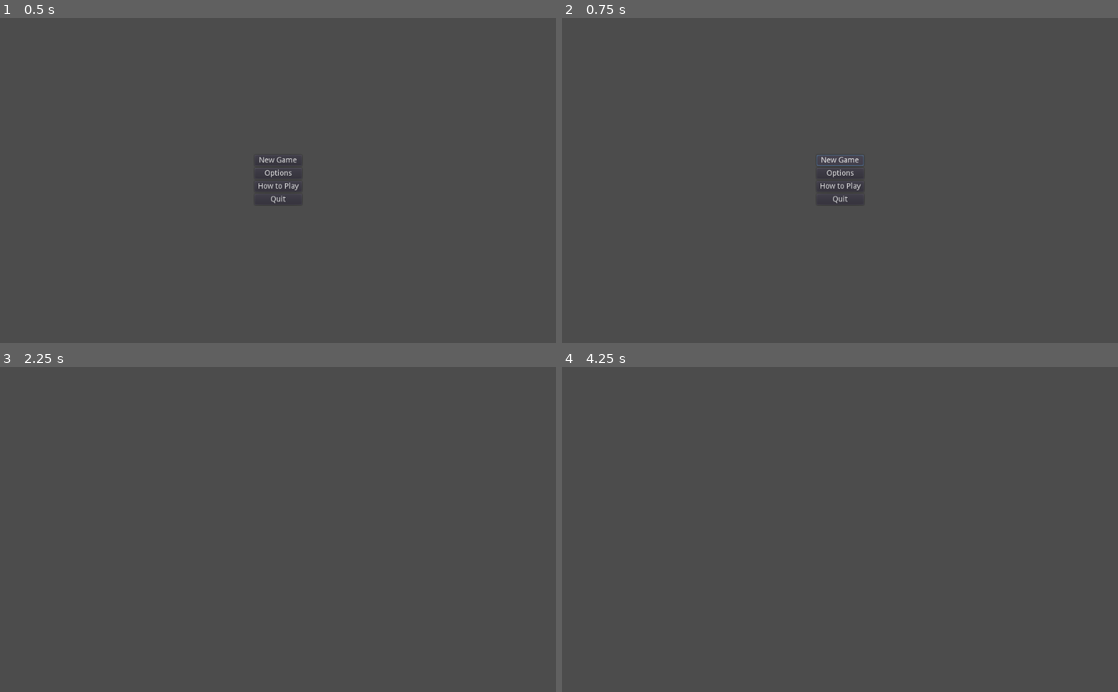
Above: before the commit, frames 1-4 (two rows, left to right).
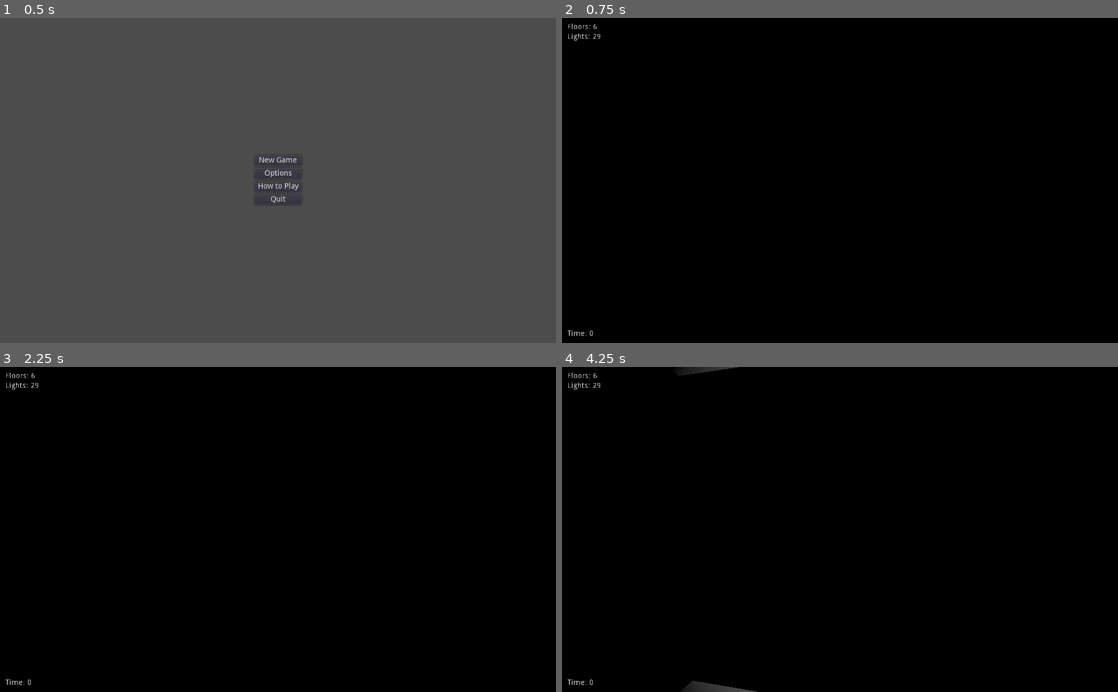
Above: after the commit, the same moments.

Repository: Arc676/Photonic-Salvation
Game: Godot game, scene res://Scenes/Main Menu.tscn
Two runs of this game, one before a commit and one after it. Both use one fixed random seed, a clock stepped at 60 frames per second and the inputs below.
Inputs (mouse positions are in pixels of both pictures, inside the frame that each line leads up to):
- Up to frame 1 (0.5 s): no input
- Up to frame 2 (0.75 s): click "New Game" at 0.5 s
- Up to frame 3 (2.25 s): click (278, 510) at 1.25 s, where only the run before the commit has a clickable "New Game"; click (278, 523) at 2 s, where only the run before the commit has a clickable "Options"
- Up to frame 4 (4.25 s): tap Enter at 2.75 s; move the mouse to (962, 513) at 2.77 s; hold Right (ui_right) 2.78-3.53 s; tap Space (flashlight) at 2.85, 3.5 s; move the mouse to (728, 545) at 3.52 s; hold Down (ui_down) from 3.53 s (still down); click (728, 545) at 3.6 s

Frame 1 is identical in both runs. In frame 2, 100% of the frame differs, in the area x 0-100%, y 0-100%; in frame 3, 100%; in frame 4, 100%.

Commit message:
Create floors on game start
Add floor object
Update UI labels on game start

Diff:
--- a/Scenes/Game.tscn
+++ b/Scenes/Game.tscn
@@ -1,6 +1,7 @@
 [gd_scene load_steps=6 format=2]
 
 [ext_resource path="res://Scripts/player.gd" type="Script" id=1]
+[ext_resource path="res://Scripts/World.gd" type="Script" id=2]
 
 [sub_resource type="ProceduralSky" id=1]
 
--- /dev/null
+++ b/Scripts/World.gd
@@ -0,0 +1,34 @@
+class_name GameWorld
+extends Spatial
+
+const FLOOR_HEIGHT = 3
+
+onready var floorLbl = $"UI/Element Counters/Floors"
+onready var lightsLbl = $"UI/Element Counters/Lights"
+
+var floorObj = preload("res://World Elements/Floor.tscn")
+var stairsObj = preload("res://World Elements/Stairs.tscn")
+
+var bedFloor = 0
+var floorCount = 0
+var lightCounts = []
+var totalLights
+
+var rng = RandomNumberGenerator.new()
+
+func _ready():
+	floorCount = rng.randi_range(1, 6)
+	bedFloor = rng.randi_range(1, floorCount)
+
+	lightCounts.clear()
+	totalLights = 0
+
+	for i in range(floorCount):
+		var newFloor = floorObj.instance()
+		newFloor.translate(Vector3(0, i * FLOOR_HEIGHT, 0))
+		add_child(newFloor)
+		var lights = rng.randi_range(1, 6)
+		lightCounts.append(lights)
+		totalLights += lights
+	floorLbl.text = "Floors: %d" % floorCount
+	lightsLbl.text = "Lights: %d" % totalLights
--- /dev/null
+++ b/World Elements/Floor.tscn
@@ -0,0 +1,5 @@
+[gd_scene format=2]
+
+[node name="Floor" type="CSGBox"]
+use_collision = true
+height = 0.1
--- a/project.godot
+++ b/project.godot
@@ -8,9 +8,14 @@
 
 config_version=4
 
-_global_script_classes=[  ]
+_global_script_classes=[ {
+"base": "Spatial",
+"class": "GameWorld",
+"language": "GDScript",
+"path": "res://Scripts/World.gd"
+} ]
 _global_script_class_icons={
-
+"GameWorld": ""
 }
 
 [application]
